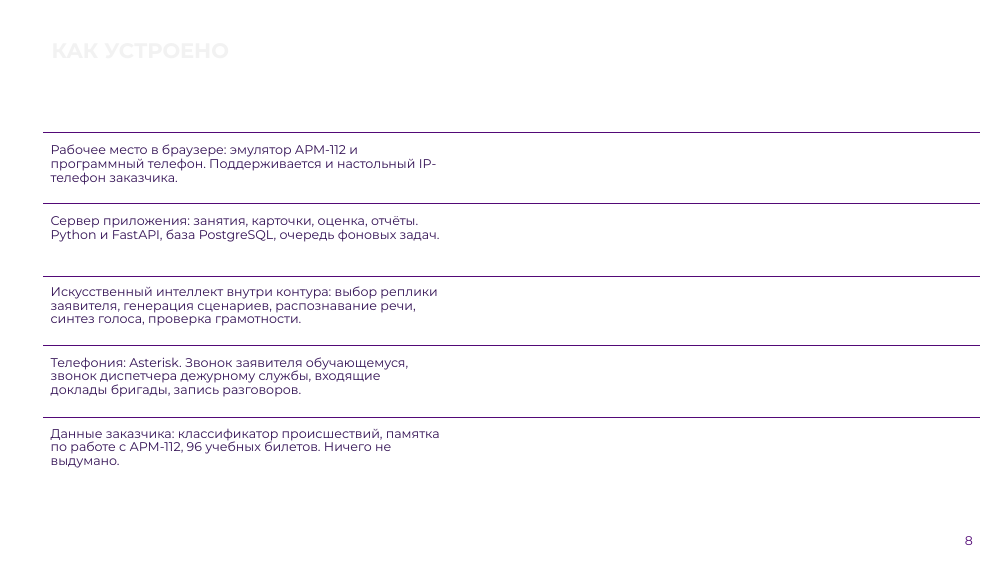
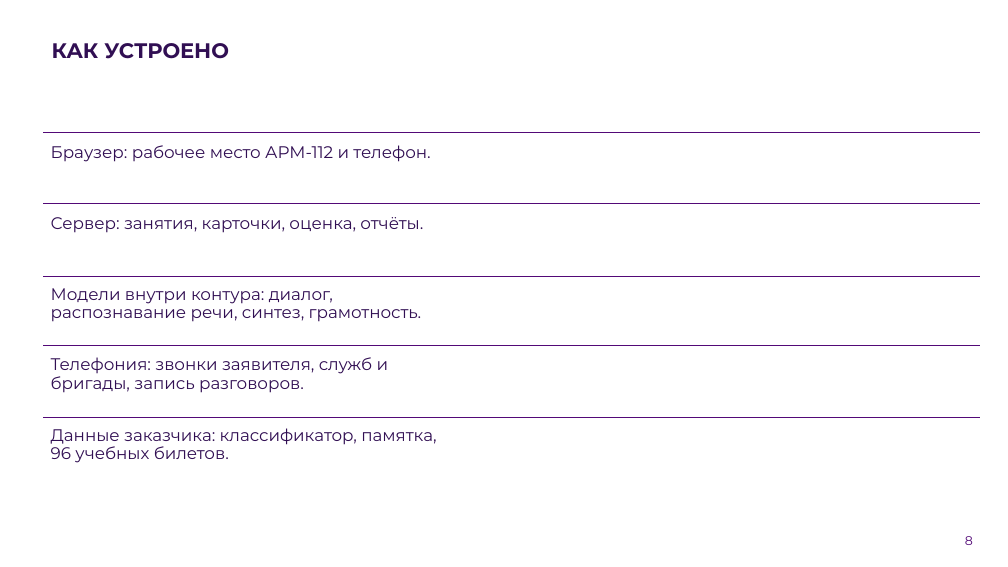
Before and after one commit to Vadik145-beep/lct-112-simulator, a slide deck: slide 8 of docs/presentation/ЛЦТ2026_Ультратех_задача9.pptx. Drawn at 1008x567 pixels with LibreOffice and Linux fonts; fonts in the diff are those of the drawing; background and template pictures are left out. Boxes give left, top, right and bottom in pixels: in the first picture for what was removed or moved away, otherwise in the second. Text is boxed around its words. In the diff, an @@ line names an element or a change of style, - is before the commit and + after.

```diff
--- a/docs/presentation/ЛЦТ2026_Ультратех_задача9.pptx
+++ b/docs/presentation/ЛЦТ2026_Ультратех_задача9.pptx
@@ title "КАК УСТРОЕНО" at [52,43,229,59]: text colour #F2F2F2 to #310F53 @@
@@ text at [51,145,430,162]: text changed; size 12 to 16 pt @@
-Рабочее место в браузере: эмулятор АРМ-112 и программный телефон. Поддерживается и настольный IP-телефон заказчика.
+Браузер: рабочее место АРМ-112 и телефон.
@@ text at [51,217,423,233]: text changed; size 12 to 16 pt @@
-Сервер приложения: занятия, карточки, оценка, отчёты. Python и FastAPI, база PostgreSQL, очередь фоновых задач.
+Сервер: занятия, карточки, оценка, отчёты.
@@ text at [51,288,422,322]: text changed; size 12 to 16 pt @@
-Искусственный интеллект внутри контура: выбор реплики заявителя, генерация сценариев, распознавание речи, синтез голоса, проверка грамотности.
+Модели внутри контура: диалог, распознавание речи, синтез, грамотность.
@@ text at [51,357,389,393]: text changed; size 12 to 16 pt @@
-Телефония: Asterisk. Звонок заявителя обучающемуся, звонок диспетчера дежурному службы, входящие доклады бригады, запись разговоров.
+Телефония: звонки заявителя, служб и бригады, запись разговоров.
@@ text at [51,428,436,463]: text changed; size 12 to 16 pt @@
-Данные заказчика: классификатор происшествий, памятка по работе с АРМ-112, 96 учебных билетов. Ничего не выдумано.
+Данные заказчика: классификатор, памятка, 96 учебных билетов.
```
Also in this commit, not shown: 11 other slides changed, 5 slides added, 1 other file.
